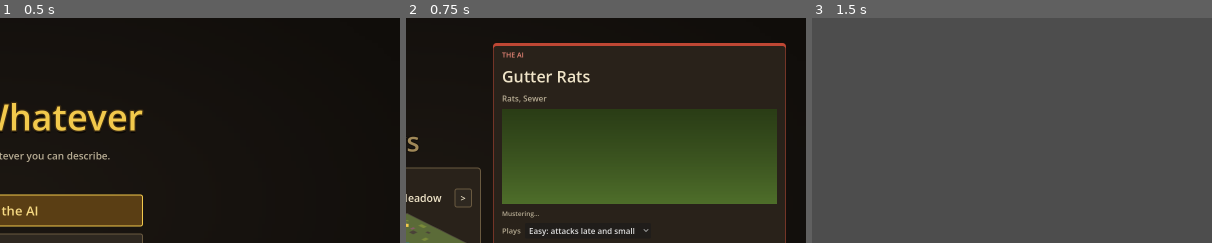
Above: before the commit, frames 1-3 (left to right).
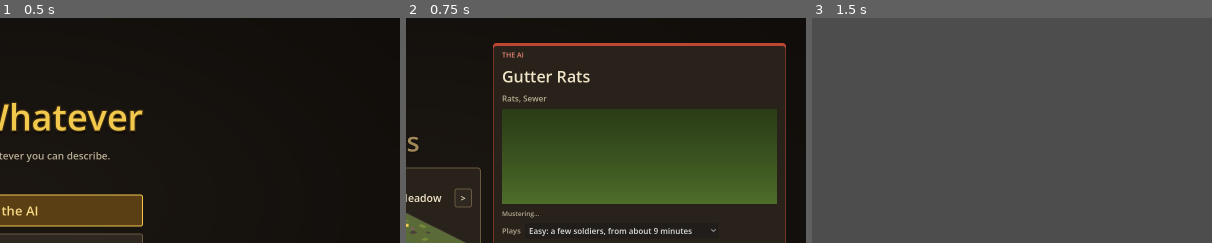
Above: after the commit, the same moments.

Repository: Casaide/age-of-anything
Game: Godot game, scene res://scenes/match_setup.tscn
Two runs of this game, one before a commit and one after it. Both use one fixed random seed, a clock stepped at 60 frames per second and the inputs below.
Inputs:
- Up to frame 1 (0.5 s): no input
- Up to frame 2 (0.75 s): click "Battle the AI" at 0.5 s
- Up to frame 3 (1.5 s): click "Start battle" at 1.25 s
The pictures show only the part of the screen within x 50-100%, y 4-54%; the shares and areas given below are measured in that part.

Frame 1 is identical in both runs. In frame 2, 0.6% of the frame differs, in the area x 37-78%, y 93-97%; in frame 3, nothing differs.

Commit message:
Easy AI keeps a small army and sends a few per wave (max_army, wave_max in data, D-103); lobby says what each level does; AI test checks Easy
Co-Authored-By: Claude Opus 5.5 <noreply@anthropic.com>

Diff:
--- a/data/ai.json
+++ b/data/ai.json
@@ -78,11 +78,13 @@
  },
  "_doc_mix": "economy.mix: per age, the share of workers on each resource (the bot sends idle and new workers to whatever is furthest below its share)",
  "levels": {
-  "_doc": "difficulty: each level's changes to the military plan. delay: seconds added to every wave's time; army_pct: the share of each wave's minimum army; guard_pct the same for the home guard",
+  "_doc": "difficulty: each level's changes to the military plan. delay: seconds added to every wave's time; army_pct: the share of each wave's minimum army; max_workers; max_army: soldiers it keeps (population) at most; wave_max: soldiers it sends in one wave at most (the rest stay home)",
   "easy": {
    "delay": 300,
    "army_pct": 50,
-   "max_workers": 22
+   "max_workers": 22,
+   "max_army": 10,
+   "wave_max": 5
   },
   "normal": {
    "delay": 0,
--- a/scenes/match_setup.gd
+++ b/scenes/match_setup.gd
@@ -253,8 +253,8 @@
 		lrow.add_theme_constant_override("separation", 8)
 		lrow.add_child(_label("Plays", 15, DIM))
 		level_pick = OptionButton.new()
-		level_pick.add_item("Easy: attacks late and small")
-		level_pick.add_item("Normal")
+		level_pick.add_item("Easy: a few soldiers, from about 9 minutes")
+		level_pick.add_item("Normal: raids from 4 minutes, all-out attacks")
 		level_pick.selected = 0
 		level_pick.focus_mode = Control.FOCUS_NONE
 		lrow.add_child(level_pick)
--- a/src/ai/bot.gd
+++ b/src/ai/bot.gd
@@ -31,6 +31,10 @@
 
 ## config: data/ai.json as ints (see load_config), or {} to load it. level: a key of
 ## its "levels" (easy, normal): later, smaller attack waves and a smaller economy.
+var max_army := 0   # the level's cap on soldiers kept, in population (0: none)
+var wave_max := 0   # the level's cap on soldiers sent per wave (0: the whole army)
+
+
 func _init(p_player: int, config := {}, level := "normal") -> void:
 	player = p_player
 	cfg = config if not config.is_empty() else load_config()
@@ -42,6 +46,8 @@
 			w.min_army = maxi(1, int(w.min_army) * int(l.get("army_pct", 100)) / 100)
 		cfg.military.repeat_min_army = maxi(1, int(cfg.military.repeat_min_army) * int(l.get("army_pct", 100)) / 100)
 		cfg.economy.max_workers = int(l.get("max_workers", cfg.economy.max_workers))
+		max_army = int(l.get("max_army", 0))
+		wave_max = int(l.get("wave_max", 0))
 	eco = EcoBot.new(p_player)
 	eco.MIX = {}
 	for age in cfg.economy.mix:
@@ -167,6 +173,8 @@
 	for i in w.units.count():
 		if w.units.owner[i] == player and not w.types[w.units.kind[i]].worker:
 			guard += int(w.types[w.units.kind[i]].pop)
+	if max_army > 0 and guard >= max_army:
+		return   # an easier bot keeps a smaller army (Dominic: Easy wiped him out in age 2)
 	if w.ages[player] == 1 and workers.size() >= int(cfg.economy.age_workers) and guard >= int(cfg.military.guard):
 		var next: Dictionary = Tech.next_age(w, player)
 		if not next.is_empty():
@@ -262,7 +270,8 @@
 	for i in army:
 		strength += int(w.types[w.units.kind[i]].pop)
 	if w.tick >= next_wave_tick and strength >= need:
-		w.issue(player, Commands.ATTACK_MOVE, {"ids": army.map(func(i): return w.units.id[i]), "x": target.x, "y": target.y})
+		var sent: Array = army if wave_max <= 0 else army.slice(0, wave_max)   # an easier bot sends a few, keeps the rest home
+		w.issue(player, Commands.ATTACK_MOVE, {"ids": sent.map(func(i): return w.units.id[i]), "x": target.x, "y": target.y})
 		assault = true
 		wave += 1
 		next_wave_tick = int(waves[wave].at) * 20 if wave < waves.size() else w.tick + int(m.repeat_every) * 20
@@ -276,7 +285,7 @@
 	# Reinforcements: once we're attacking, fresh soldiers idling at home go forward in groups.
 	var home := army.filter(func(i): return w.units.foe[i] == 0 and w.units.moving[i] == 0 \
 			and Fixed.dist2(hx, hy, w.units.x[i], w.units.y[i]) <= 4 * home_r * home_r)
-	if home.size() >= REINFORCE:
+	if home.size() >= REINFORCE and wave_max <= 0:   # (a capped wave's home guard stays home)
 		ids.append_array(home.map(func(i): return w.units.id[i]))
 	for i in army:
 		var on_building: bool = w.units.foe[i] != 0 and w.buildings.index_of(w.units.foe[i]) >= 0
--- a/tests/test_ai.gd
+++ b/tests/test_ai.gd
@@ -49,6 +49,8 @@
 	# enforced. It was 10:50 before workers got one price, about 12 minutes after.
 	print("\nbot match lengths %s, median %s (target for players: 9-12 minutes)" % [lengths.map(_clock), _clock(lengths[1])])
 
+	_test_easy(rules, rats, frogs)
+
 	var w := World.new(SEED, SimMap.load_id("flat_test"), [frogs, rats], rules)
 	w.issue(1, Commands.SURRENDER, {})
 	for k in 40:
@@ -89,6 +91,30 @@
 	return {"winner": w.winner, "tick": w.tick, "hashes": w.hashes}
 
 
+## Easy against a passive player: a small army (its cap and a training queue's worth), and the
+## first loss no earlier than its first wave (Dominic: Easy wiped him out in age 2).
+func _test_easy(rules: Dictionary, a: Dictionary, b: Dictionary) -> void:
+	var w := World.new(SEED, SimMap.load_id("flat_test"), [a, b], rules)
+	var bot := Bot.new(0, {}, "easy")
+	var passive := EcoBot.new(1)
+	var most := 0
+	var first_loss := -1
+	while w.tick < 20 * 60 * 14 and w.winner < 0:
+		bot.think(w)
+		passive.think(w)
+		w.step()
+		var army := 0
+		for i in w.units.count():
+			if w.units.owner[i] == 0 and not w.types[w.units.kind[i]].worker:
+				army += int(w.types[w.units.kind[i]].pop)
+		most = maxi(most, army)
+		if first_loss < 0 and w.lost[1] > 0:
+			first_loss = w.tick
+	print("\n== easy: most soldiers %d (pop), first loss %s" % [most, _clock(first_loss) if first_loss >= 0 else "none"])
+	check(most <= bot.max_army + 4, "easy keeps a small army (%d pop, cap %d)" % [most, bot.max_army])
+	check(first_loss < 0 or first_loss >= 20 * 60 * 8, "easy doesn't strike before 8 minutes (%s)" % _clock(first_loss))
+
+
 func _clock(tick: int) -> String:
 	return "%d:%02d" % [tick / 1200, tick / 20 % 60]
 
